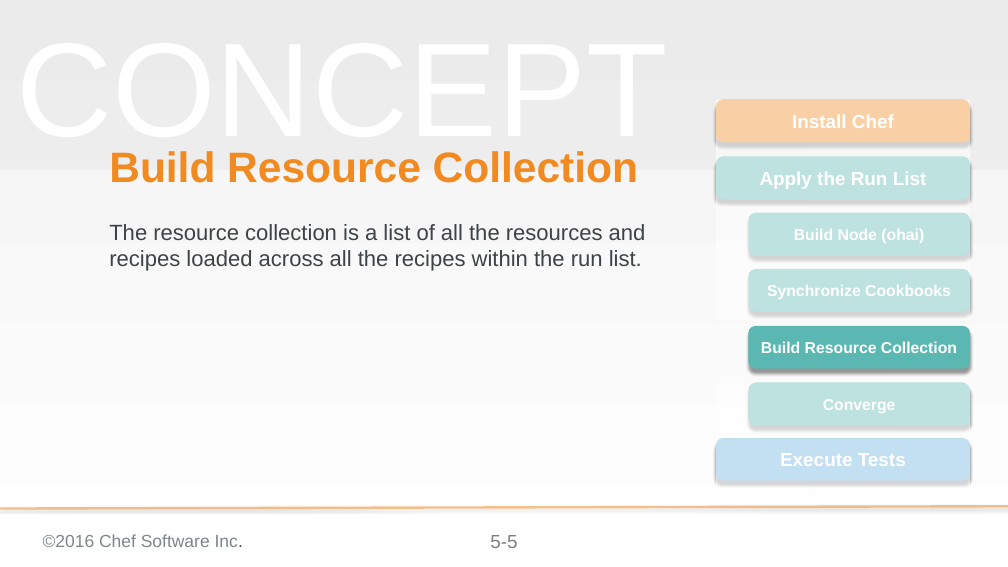
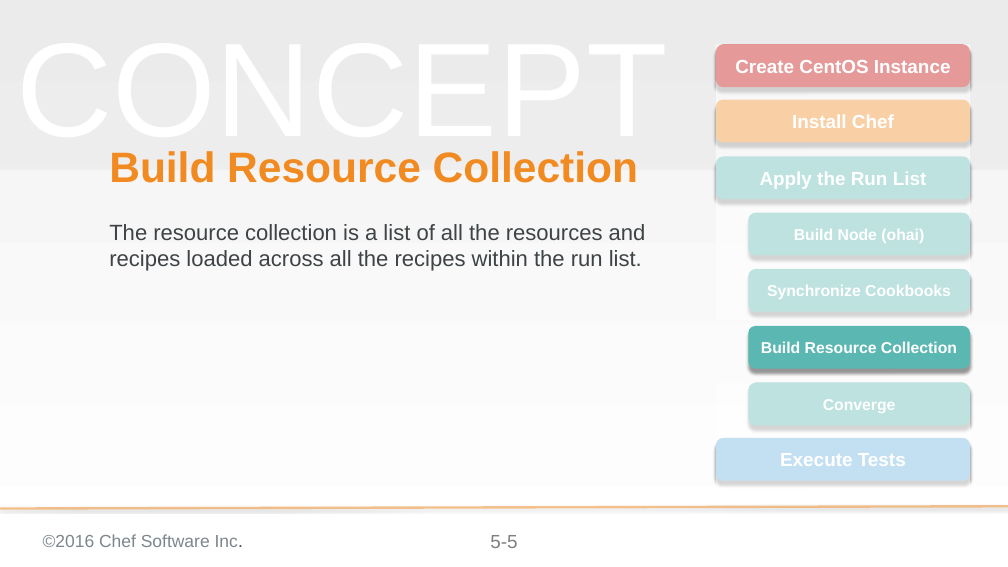
Before and after one commit to chef-training/test_driven_cookbook_development, a slide deck: slide 5 of 05-faster_feedback_with_unit_testing.pptx. Drawn at 1008x567 pixels with LibreOffice and Linux fonts; fonts in the diff are those of the drawing; background and template pictures are left out. Boxes give left, top, right and bottom in pixels: in the first picture for what was removed or moved away, otherwise in the second. Text is boxed around its words. In the diff, an @@ line names an element or a change of style, - is before the commit and + after.

```diff
--- a/05-faster_feedback_with_unit_testing.pptx
+++ b/05-faster_feedback_with_unit_testing.pptx
@@ rectangle: place and size @@
-rectangle at bbox=[716, 100, 970, 320]
+rectangle at bbox=[716, 44, 970, 320]
@@ rounded rectangle added at bbox=[716, 44, 970, 87], fill #C00000, 24 pt, text #FFFFFF, bold @@
+Create CentOS Instance
```
Also in this commit, not shown: 20 other slides changed, 7 other files.
